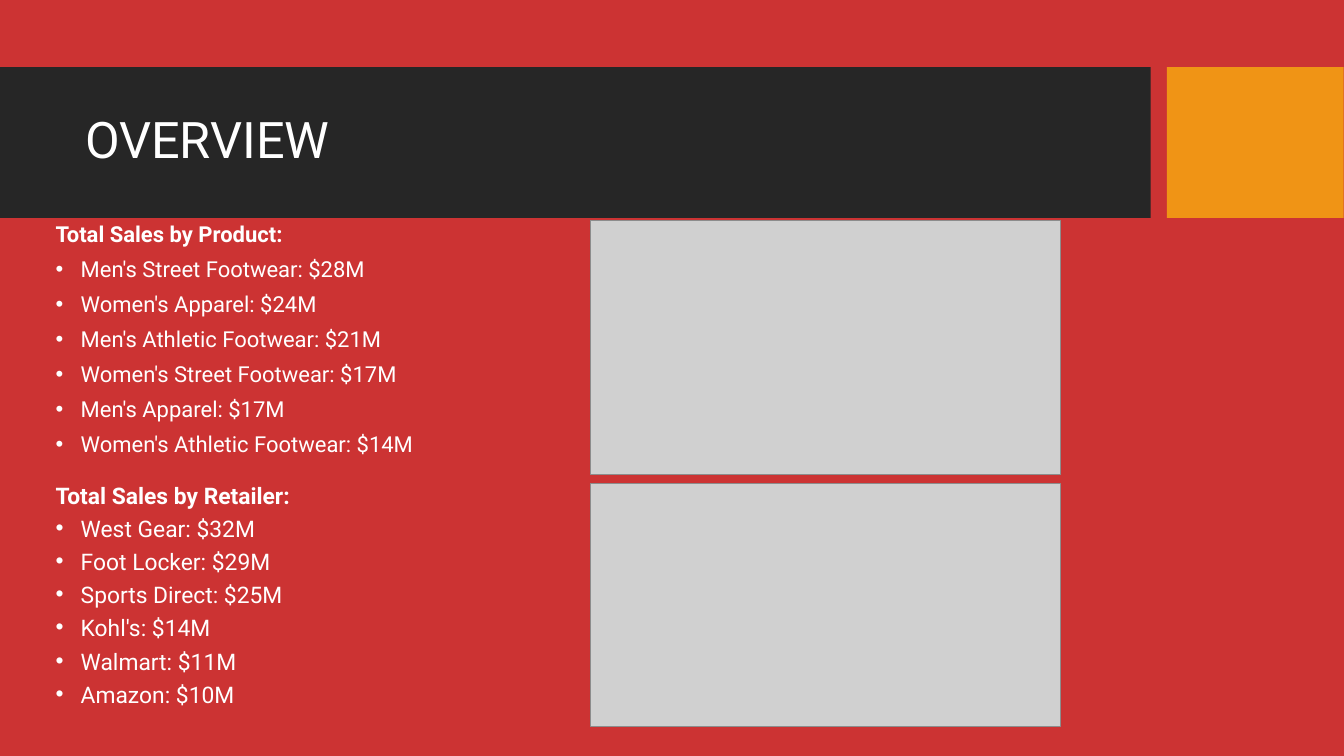
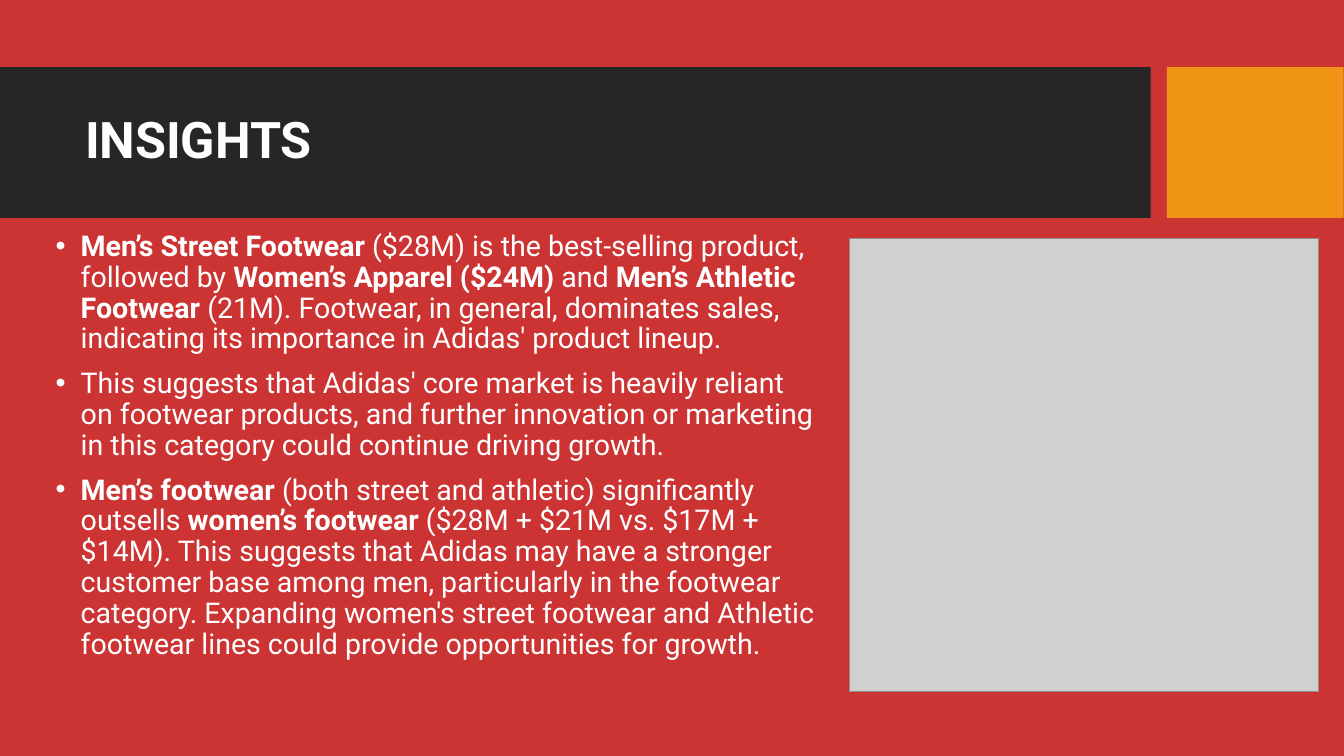
Before and after one commit to MaureenKamore/Adidas-Sales-Analysis, a slide deck: slide 7 of ADIDAS SALES ANALYSIS PROJECTS.pptx. Drawn at 1344x756 pixels with LibreOffice and Linux fonts; fonts in the diff are those of the drawing; grey boxes stand for pictures; background and template pictures are left out. Boxes give left, top, right and bottom in pixels: in the first picture for what was removed or moved away, otherwise in the second. Text is boxed around its words. In the diff, an @@ line names an element or a change of style, - is before the commit and + after.

```diff
--- a/ADIDAS SALES ANALYSIS PROJECTS.pptx
+++ b/ADIDAS SALES ANALYSIS PROJECTS.pptx
@@ title at box(85, 121, 312, 159): text changed; bold on @@
-OVERVIEW
+INSIGHTS
@@ text at box(81, 232, 814, 660): text changed; size 15.7 to 20.4 pt @@
-Total Sales by Product:
-• Men's Street Footwear: $28M
-• Women's Apparel: $24M
-• Men's Athletic Footwear: $21M
-• Women's Street Footwear: $17M
-• Men's Apparel: $17M
-• Women's Athletic Footwear: $14M
+• Men’s Street Footwear ($28M) is the best-selling product, followed by Women’s Apparel ($24M) and Men’s Athletic Footwear (21M). Footwear, in general, dominates sales, indicating its importance in Adidas' product lineup.
+• This suggests that Adidas' core market is heavily reliant on footwear products, and further innovation or marketing in this category could continue driving growth.
+• Men’s footwear (both street and athletic) significantly outsells women’s footwear ($28M + $21M vs. $17M + $14M). This suggests that Adidas may have a stronger customer base among men, particularly in the footwear category. Expanding women's street footwear and Athletic footwear lines could provide opportunities for growth.
@@ picture: place and size @@
-picture at box(591, 221, 1061, 476)
+picture at box(850, 238, 1320, 692)
@@ text removed at box(56, 487, 290, 706) @@
-Total Sales by Retailer:
-• West Gear: $32M
-• Foot Locker: $29M
-• Sports Direct: $25M
-• Kohl's: $14M
-• Walmart: $11M
-• Amazon: $10M
@@ picture removed at box(591, 484, 1061, 727) @@
```
Also in this commit, not shown: 5 other slides changed, 3 slides added, 4 slides removed.
